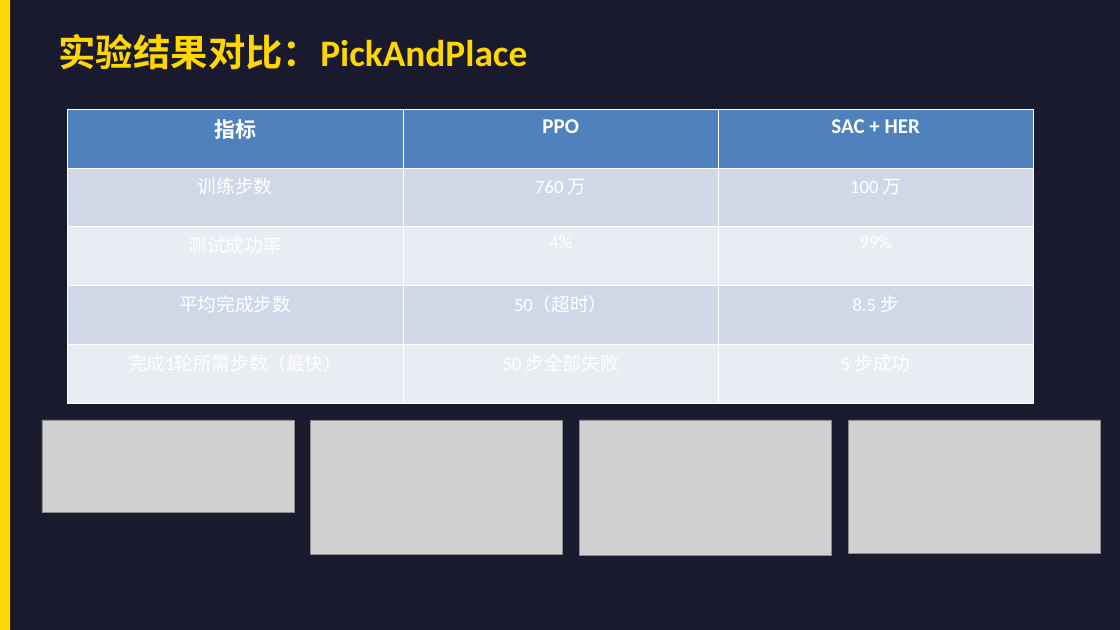
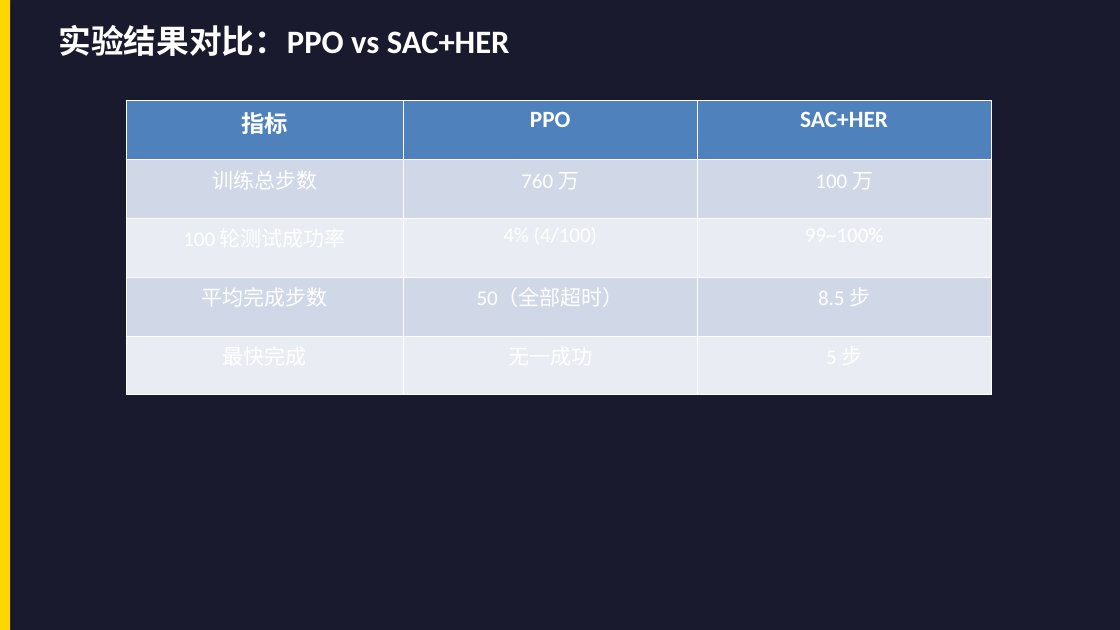
Before and after one commit to baobaolong777/RLStudy, a slide deck: slide 6 of 汇报PPT_PPO_vs_SAC_HER.pptx (slide 5 before the commit). Drawn at 1120x630 pixels with LibreOffice and Linux fonts; fonts in the diff are those of the drawing; grey boxes stand for pictures. Boxes give left, top, right and bottom in pixels: in the first picture for what was removed or moved away, otherwise in the second. Text is boxed around its words. In the diff, an @@ line names an element or a change of style, - is before the commit and + after.

```diff
--- a/汇报PPT_PPO_vs_SAC_HER.pptx
+++ b/汇报PPT_PPO_vs_SAC_HER.pptx
@@ text at (59, 25, 510, 56): text changed; size 32 to 28 pt; text colour #FFD700 to #FFFFFF @@
-实验结果对比：PickAndPlace
+实验结果对比：PPO vs SAC+HER
@@ table at (126, 101, 991, 395) @@
-row 1, column 3: SAC + HER
+row 1, column 3: SAC+HER
-row 2, column 1: 训练步数
+row 2, column 1: 训练总步数
-row 3: 测试成功率 | 4% | 99%
+row 3: 100 轮测试成功率 | 4% (4/100) | 99~100%
-row 4, column 2: 50（超时）
+row 4, column 2: 50（全部超时）
-row 5: 完成1轮所需步数（最快） | 50 步全部失败 | 5 步成功
+row 5: 最快完成 | 无一成功 | 5 步
@@ size 18 to 20 pt in "指标", "PPO" @@
@@ size 16 to 18 pt in "760 万", "100 万", "平均完成步数", "8.5 步" @@
@@ table: place and size @@
-table at (67, 109, 1033, 403)
+table at (126, 101, 991, 395)
@@ picture removed at (42, 420, 294, 513) @@
@@ picture removed at (311, 420, 563, 555) @@
@@ picture removed at (580, 420, 832, 556) @@
@@ picture removed at (849, 420, 1101, 554) @@
```
Also in this commit, not shown: 4 other slides changed, 6 slides added, 3 slides removed, 1 other file.
